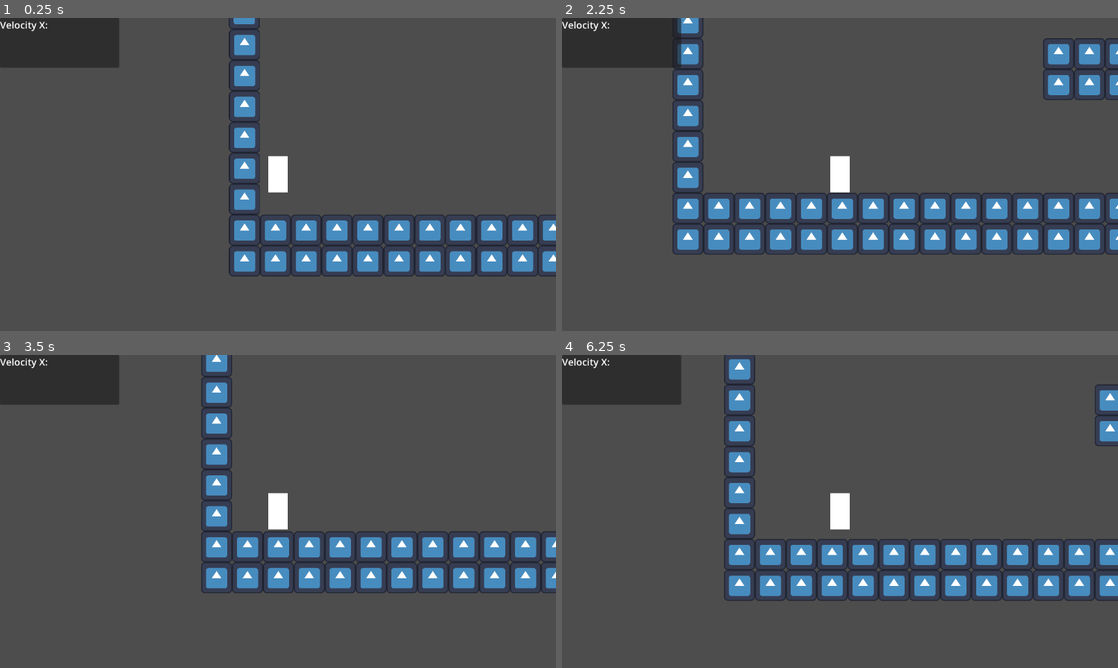
Above: before the commit, frames 1-4 (two rows, left to right).
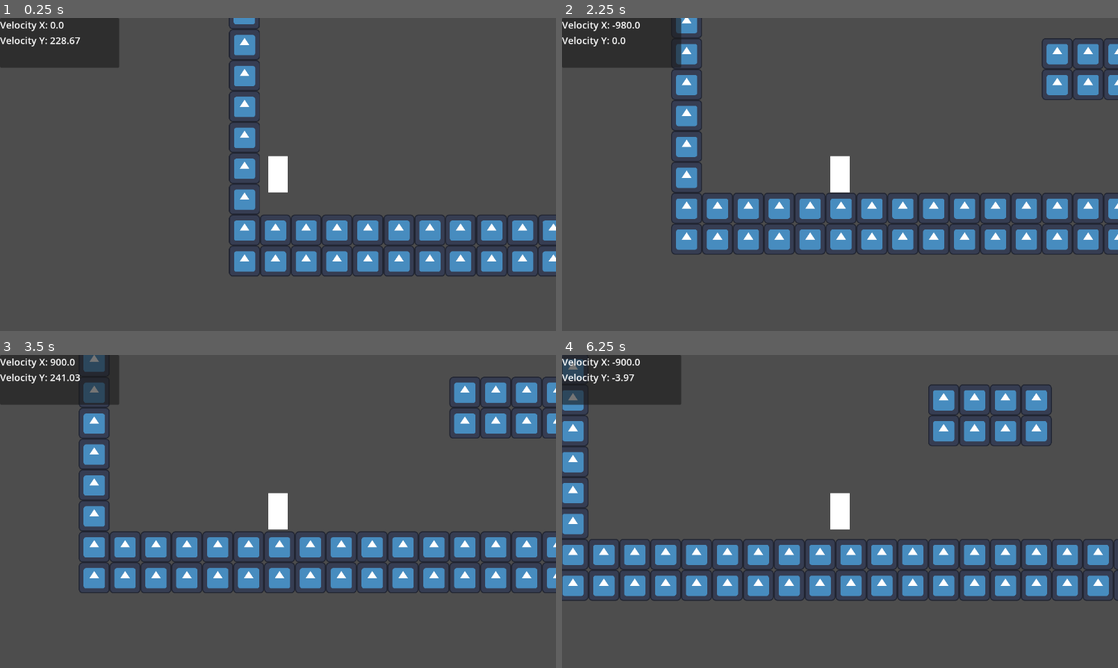
Above: after the commit, the same moments.

Repository: LitheFulminare/movimentos-explosoes-e-particulas
Game: Godot game, scene res://Game scenes/Prototyping.tscn
The game is run twice, just before and just after one commit, with the same random seed, the same clock (stepped at 60 frames per second) and the same inputs. The engine's default icon, where the game draws it, is replaced by a stand-in: a white triangle on a blue panel in a dark square.
Inputs:
- Up to frame 1 (0.25 s): no input
- Up to frame 2 (2.25 s): hold D (Right) 0.53-2.03 s; tap Shift (Dash) at 0.6, 2.1 s; tap W (Up) at 0.77, 1.52 s; tap F (Grappling Hook) at 1.35 s; hold A (Left) from 2.03 s (still down)
- Up to frame 3 (3.5 s): release A (Left) at 2.78 s; hold D (Right) from 2.78 s (still down); tap F (Grappling Hook) at 2.85 s; tap W (Up) at 3.02 s
- Up to frame 4 (6.25 s): tap Shift (Dash) at 3.6, 5.1 s; tap W (Up) at 3.77, 4.52, 6.02 s; release D (Right) at 4.28 s; hold A (Left) 4.28-5.03 s; tap F (Grappling Hook) at 4.35, 5.85 s; hold D (Right) 5.03-5.78 s; hold A (Left) from 5.78 s (still down)

The runs differ from the first frame. In frame 1, 0.2% of the frame differs, in the area x 0-15%, y 1-10%; in frame 2, 4.1%; in frame 3, 10%; in frame 4, 18%, in the area x 0-100%, y 0-79%.

Commit message:
bug fix & debug hud changed
fixed speed not being limited when moving to the left & added velocity Y to debug hud

Diff:
--- a/Godot Project/Components/Entity/movement_controller.gd
+++ b/Godot Project/Components/Entity/movement_controller.gd
@@ -57,7 +57,7 @@
 		direction = Input.get_axis("Left", "Right")
 
 	if direction:
-		if character_body.velocity.x < maximum_walk_speed:
+		if abs(character_body.velocity.x) < maximum_walk_speed:
 			character_body.velocity.x += direction * acceleration
 		else:
 			character_body.velocity.x = direction * maximum_walk_speed
--- a/Godot Project/Components/HUD/Debug HUD.tscn
+++ b/Godot Project/Components/HUD/Debug HUD.tscn
@@ -2,16 +2,26 @@
 
 [ext_resource type="Script" uid="uid://d8v6wvubj5oi" path="res://Components/HUD/debug_hud.gd" id="1_br3i4"]
 
-[node name="DebugHud" type="CanvasLayer"]
+[node name="DebugHud" type="CanvasLayer" node_paths=PackedStringArray("velocity_x_label", "velocity_y_label")]
 script = ExtResource("1_br3i4")
+velocity_x_label = NodePath("Panel/VBoxContainer/vel x")
+velocity_y_label = NodePath("Panel/VBoxContainer/vel y")
 
 [node name="Panel" type="Panel" parent="."]
 offset_right = 247.0
 offset_bottom = 103.0
 
-[node name="Label" type="Label" parent="Panel"]
+[node name="VBoxContainer" type="VBoxContainer" parent="Panel"]
 layout_mode = 0
-offset_right = 182.0
-offset_bottom = 50.0
+offset_right = 40.0
+offset_bottom = 40.0
+
+[node name="vel x" type="Label" parent="Panel/VBoxContainer"]
+layout_mode = 2
 theme_override_font_sizes/font_size = 20
 text = "Velocity X:"
+
+[node name="vel y" type="Label" parent="Panel/VBoxContainer"]
+layout_mode = 2
+theme_override_font_sizes/font_size = 20
+text = "Velocity Y:"
--- a/Godot Project/Components/HUD/debug_hud.gd
+++ b/Godot Project/Components/HUD/debug_hud.gd
@@ -1,2 +1,11 @@
 class_name DebugHUD
 extends CanvasLayer
+
+@export var velocity_x_label: Label
+@export var velocity_y_label: Label
+
+func update_velocity_x(value: float) -> void:
+	velocity_x_label.text = "Velocity X: " + str(value)
+
+func update_velocity_y(value: float) -> void:
+	velocity_y_label.text = "Velocity Y: " + str(snapped(value, 0.01))
--- a/Godot Project/Misc/debug_tools.gd
+++ b/Godot Project/Misc/debug_tools.gd
@@ -6,3 +6,9 @@
 func _ready() -> void:
 	debug_hud = debug_hud_scene.instantiate()
 	add_child(debug_hud)
+
+func update_velocity_x(value: float) -> void:
+	debug_hud.update_velocity_x(value)
+
+func update_velocity_y(value: float) -> void:
+	debug_hud.update_velocity_y(value)
--- a/Godot Project/Player/player.gd
+++ b/Godot Project/Player/player.gd
@@ -14,6 +14,9 @@
 	if is_in_grappling_hook:
 		grappling_hook_component.move_player(delta)
 
+	DebugTools.update_velocity_x(velocity.x)
+	DebugTools.update_velocity_y(velocity.y)
+
 func block_movement() -> void:
 	is_movement_blocked = true
 
